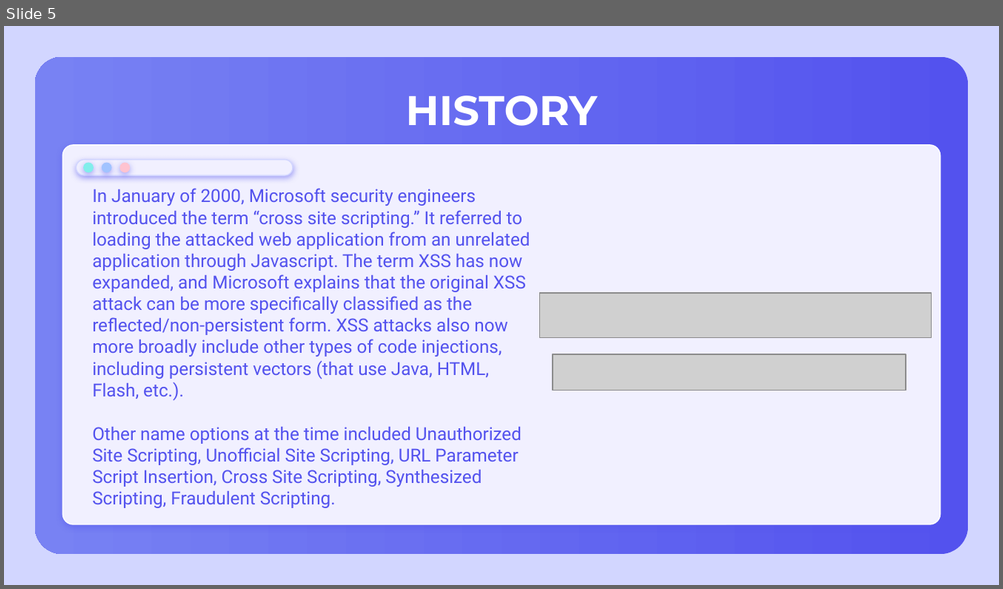
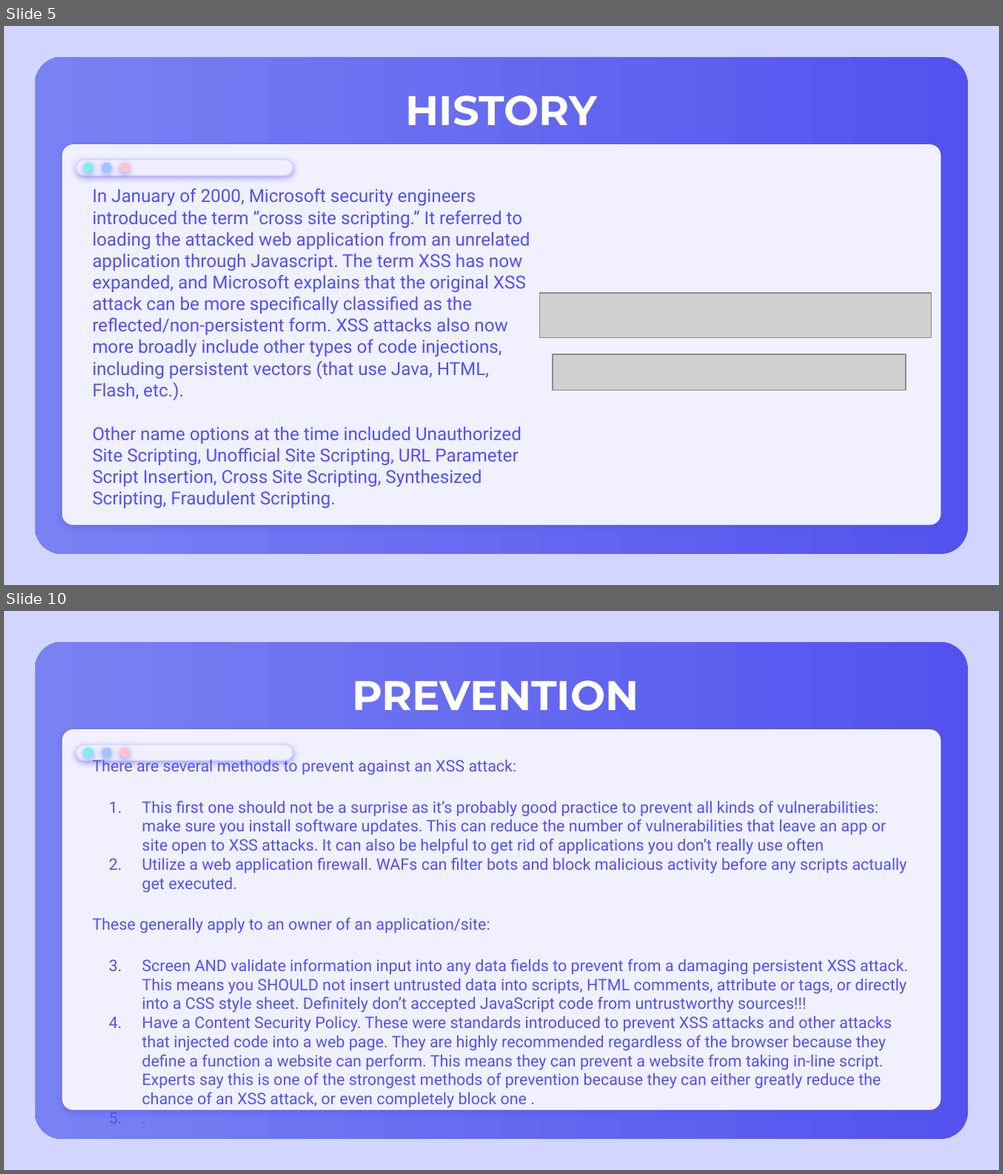
Before and after one commit to kszeto20/CyberFinalProject, a slide deck: Presentation/CyberXSSPresentation.pptx. Shown one above the other, each under a label of ours: slide 5 before the commit, slides 5 and 10 after it; the slides between them are not shown. The pictures are 1003x589 and 1003x1174 pixels, drawn with LibreOffice and Linux fonts; fonts in the diff are those of the drawing; grey boxes stand for pictures. Boxes give left, top, right and bottom in pixels: in the first picture for what was removed or moved away, otherwise in the second. Text is boxed around its words. In the diff, an @@ line names an element or a change of style, - is before the commit and + after.

```diff
--- a/Presentation/CyberXSSPresentation.pptx
+++ b/Presentation/CyberXSSPresentation.pptx
@@ slide 10 added at box(4, 611, 999, 1170), background #D2D6FF; not listed: 6 template elements that a slide beside it also shows @@
@@ title added at box(352, 681, 639, 711), 30 pt, text #FFFFFF, bold @@
+PREVENTION
@@ text added at box(92, 800, 908, 1108), 11.5 pt, text #5352EE @@
+There are several methods to prevent against an XSS attack:
+1. This first one should not be a surprise as it’s probably good practice to prevent all kinds of vulnerabilities: make sure you install software updates. This can reduce the number of vulnerabilities that leave an app or site open to XSS attacks. It can also be helpful to get rid of applications you don’t really use often
+2. Utilize a web application firewall. WAFs can filter bots and block malicious activity before any scripts actually get executed.
+These generally apply to an owner of an application/site:
+1. Screen AND validate information input into any data fields to prevent from a damaging persistent XSS attack. This means you SHOULD not insert untrusted data into scripts, HTML comments, attribute or tags, or directly into a CSS style sheet. Definitely don’t accepted JavaScript code from untrustworthy sources!!!
+2. Have a Content Security Policy. These were standards introduced to prevent XSS attacks and other attacks that injected code into a web page. They are highly recommended regardless of the browser because they define a function a website can perform. This means they can prevent a website from taking in-line script. Experts say this is one of the strongest methods of prevention because they can either greatly reduce the chance of an XSS attack, or even completely block one .
+3. .
```
Also in this commit, not shown: 1 slide changed, 5 other slides added, 1 slide removed, 1 other file.
